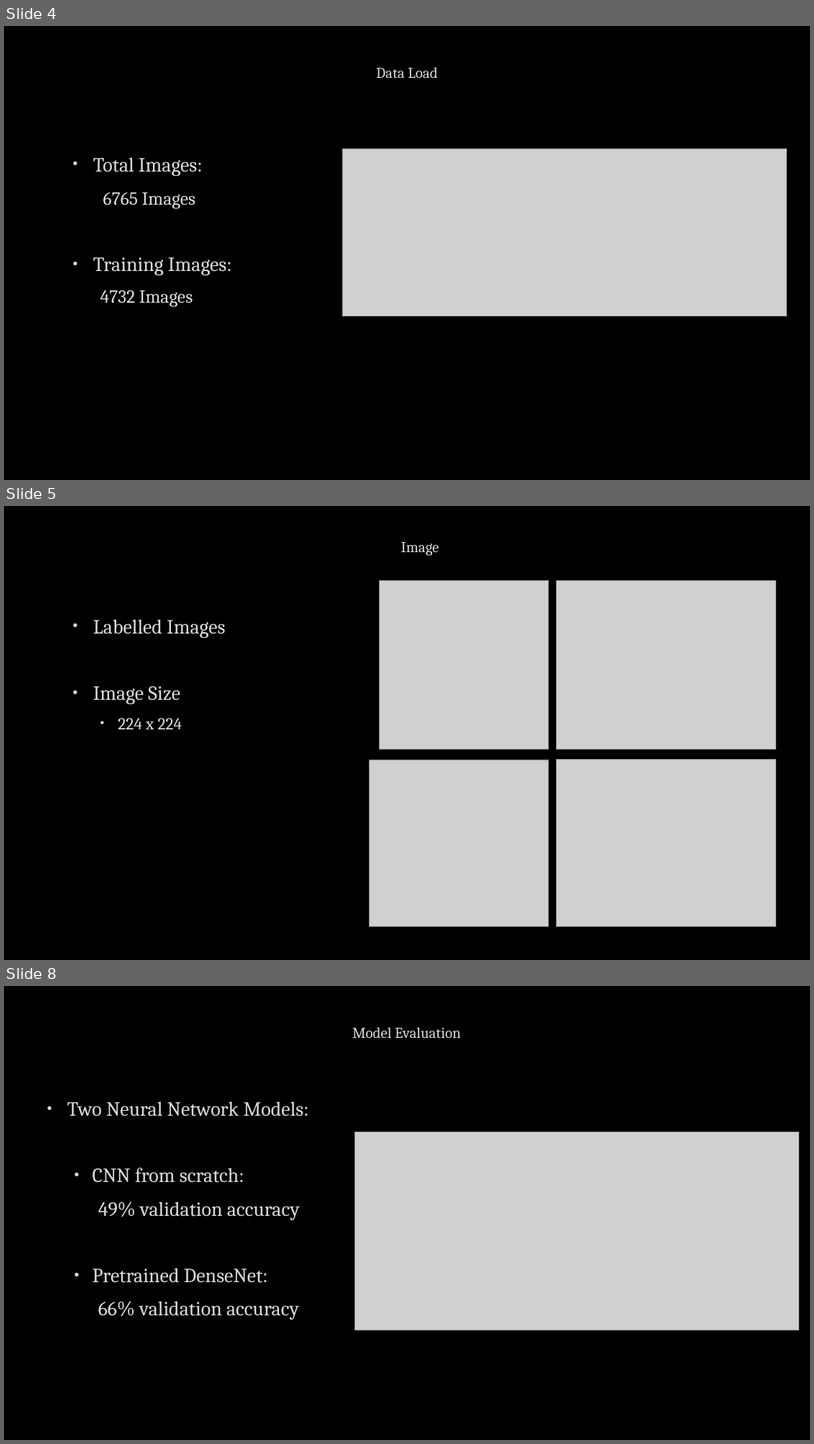
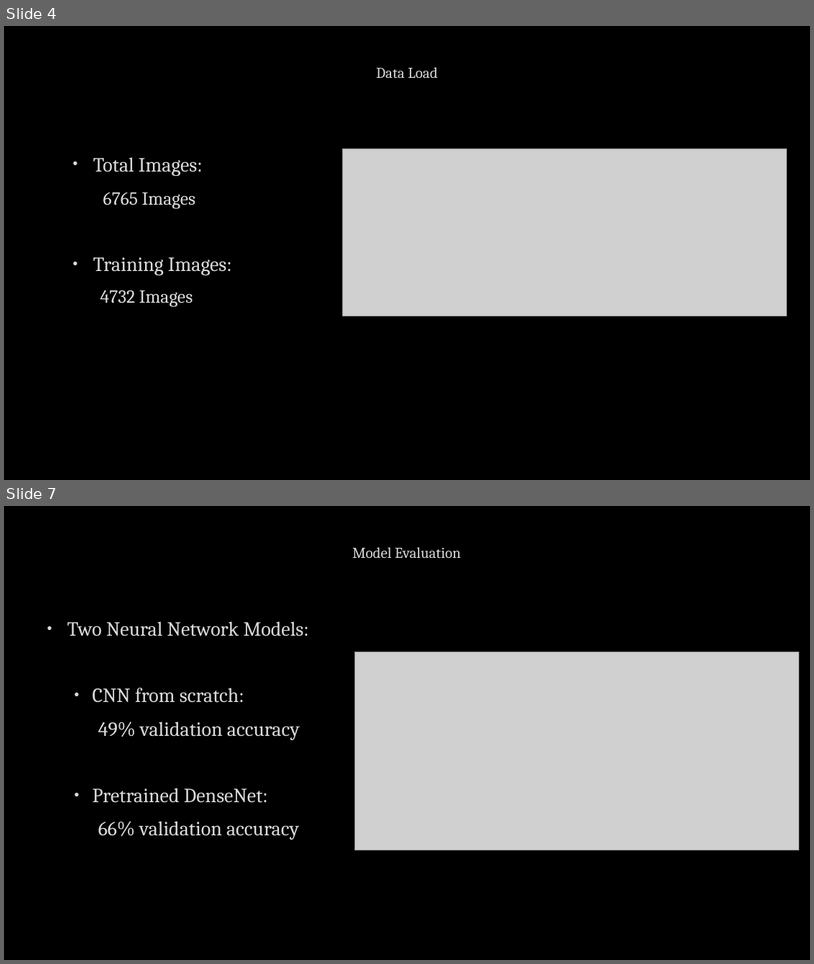
Before and after one commit to omi-singh17/X-Ray-Images-Deep-Learning-Classification, a slide deck: Capstone 3 Final Presentation_Non_Technical.pptx. Shown one above the other, each under a label of ours: slides 4, 5 and 8 before the commit, slides 4 and 7 after it; the slides between them are not shown. The pictures are 814x1444 and 814x964 pixels, drawn with LibreOffice and Linux fonts; fonts in the diff are those of the drawing; grey boxes stand for pictures; background and template pictures are left out. Boxes give left, top, right and bottom in pixels: in the first picture for what was removed or moved away, otherwise in the second. Text is boxed around its words. In the diff, an @@ line names an element or a change of style, - is before the commit and + after.

```diff
--- a/Capstone 3 Final Presentation_Non_Technical.pptx
+++ b/Capstone 3 Final Presentation_Non_Technical.pptx
@@ slide 5 removed at (4, 506, 810, 960), background picture (left out) @@
@@ title removed at (401, 542, 440, 556) @@
-Image
@@ picture removed at (380, 581, 549, 749) @@
@@ picture removed at (557, 581, 777, 749) @@
@@ text removed at (93, 619, 225, 729) @@
-• Labelled Images
-• Image Size
-  • 224 x 224
@@ picture removed at (369, 759, 549, 926) @@
@@ picture removed at (557, 759, 777, 926) @@
@@ what was slide 8 is now slide 7 @@
```
Also in this commit, not shown: 3 slides changed.
